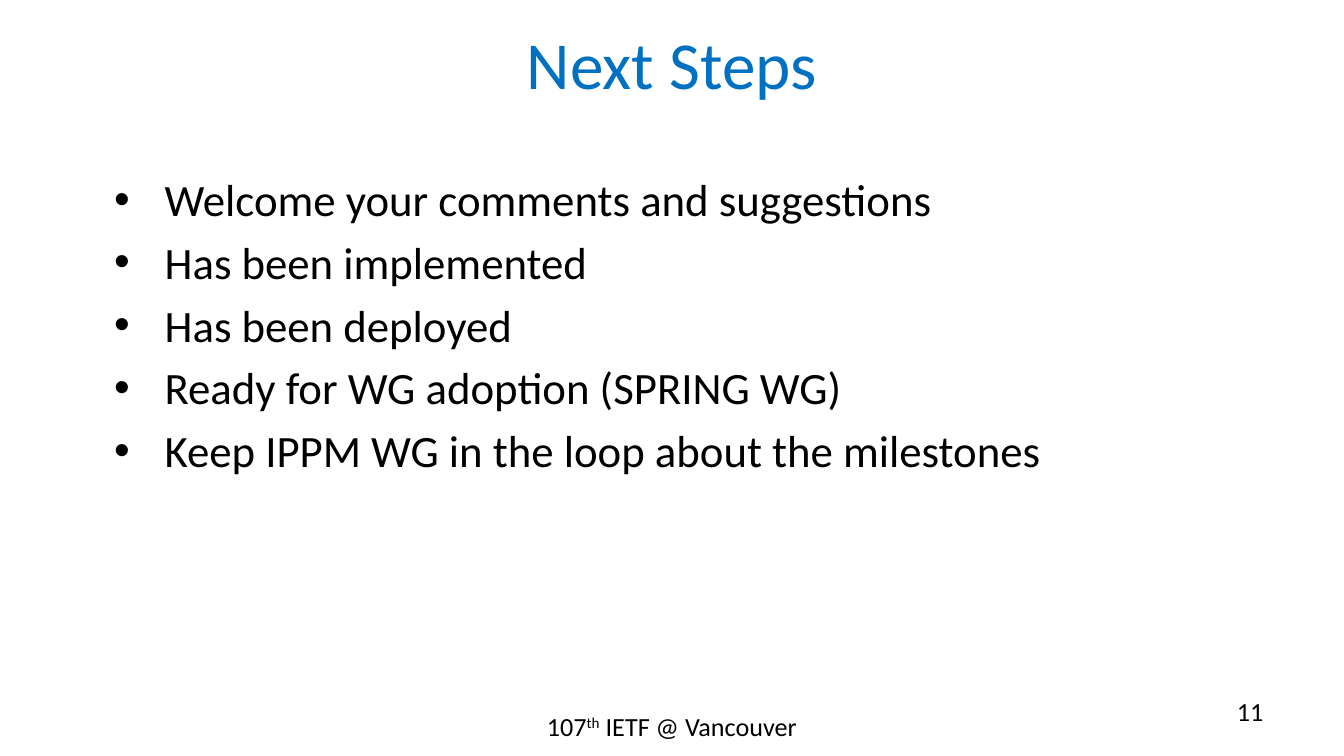
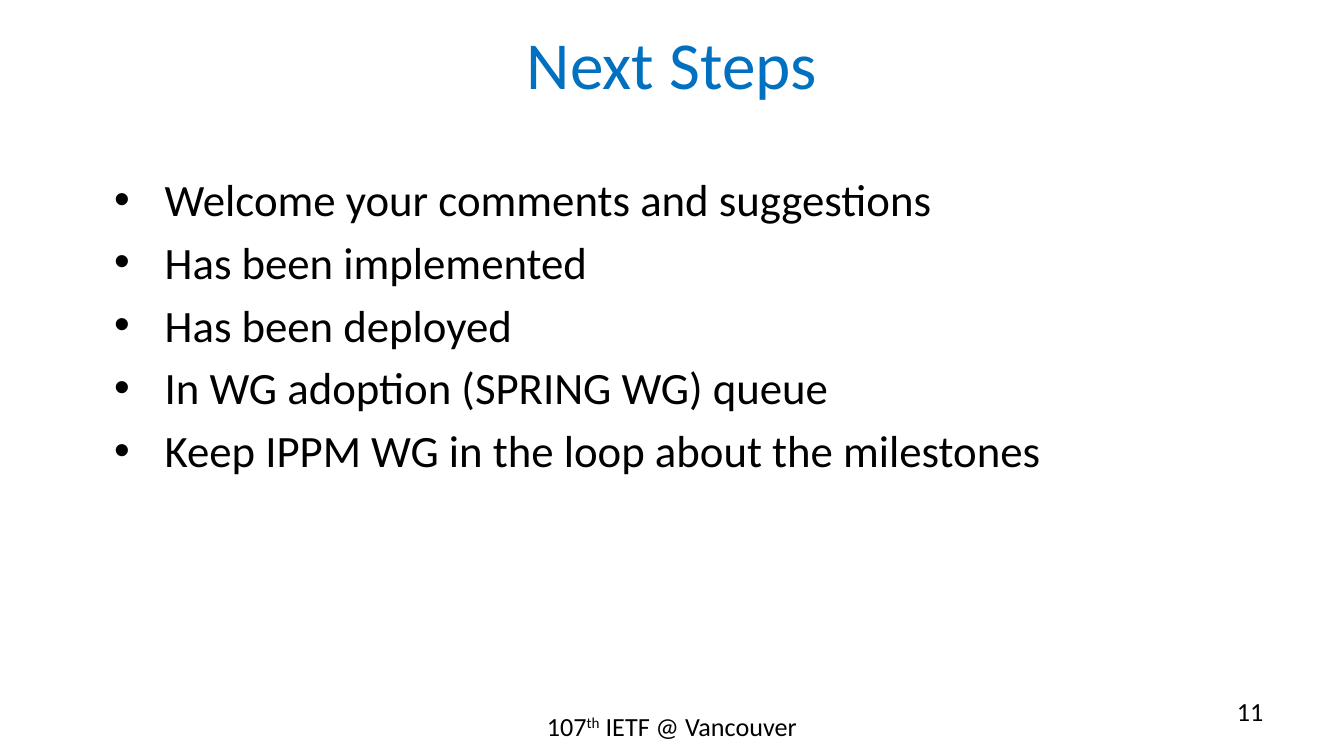
Before and after one commit to rakgandhi/ietf-slides, a slide deck: slide 11 of draft-gandhi-spring-twamp-srpm-07.pptx. Drawn at 1344x756 pixels with LibreOffice and Linux fonts; fonts in the diff are those of the drawing. Boxes give left, top, right and bottom in pixels: in the first picture for what was removed or moved away, otherwise in the second. Text is boxed around its words. In the diff, an @@ line names an element or a change of style, - is before the commit and + after.

```diff
--- a/draft-gandhi-spring-twamp-srpm-07.pptx
+++ b/draft-gandhi-spring-twamp-srpm-07.pptx
@@ text at (x1=165, y1=371, x2=828, y2=412): text changed @@
-• Ready for WG adoption (SPRING WG)
+• In WG adoption (SPRING WG) queue
```
Also in this commit, not shown: 5 other slides changed.
